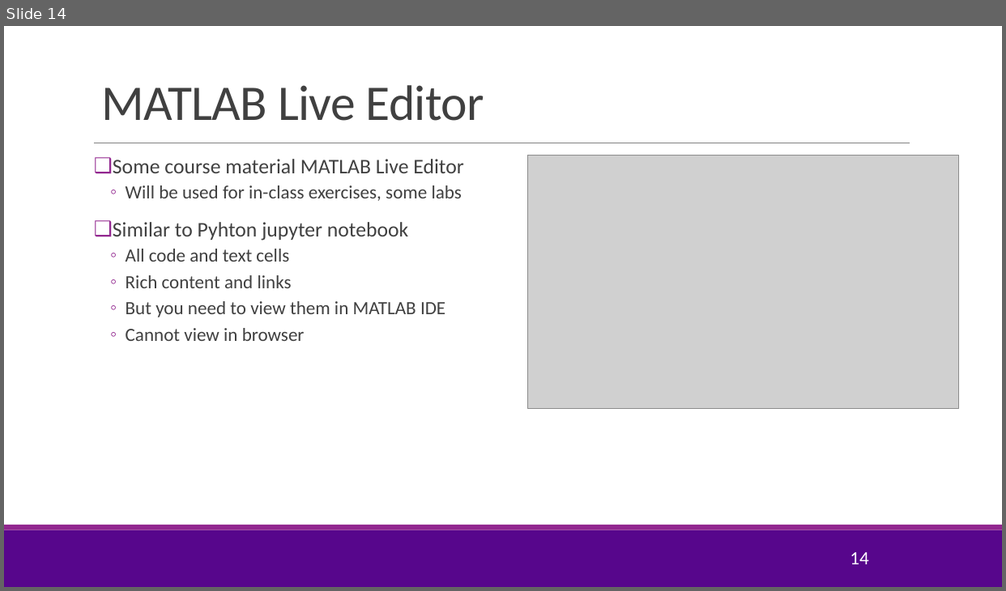
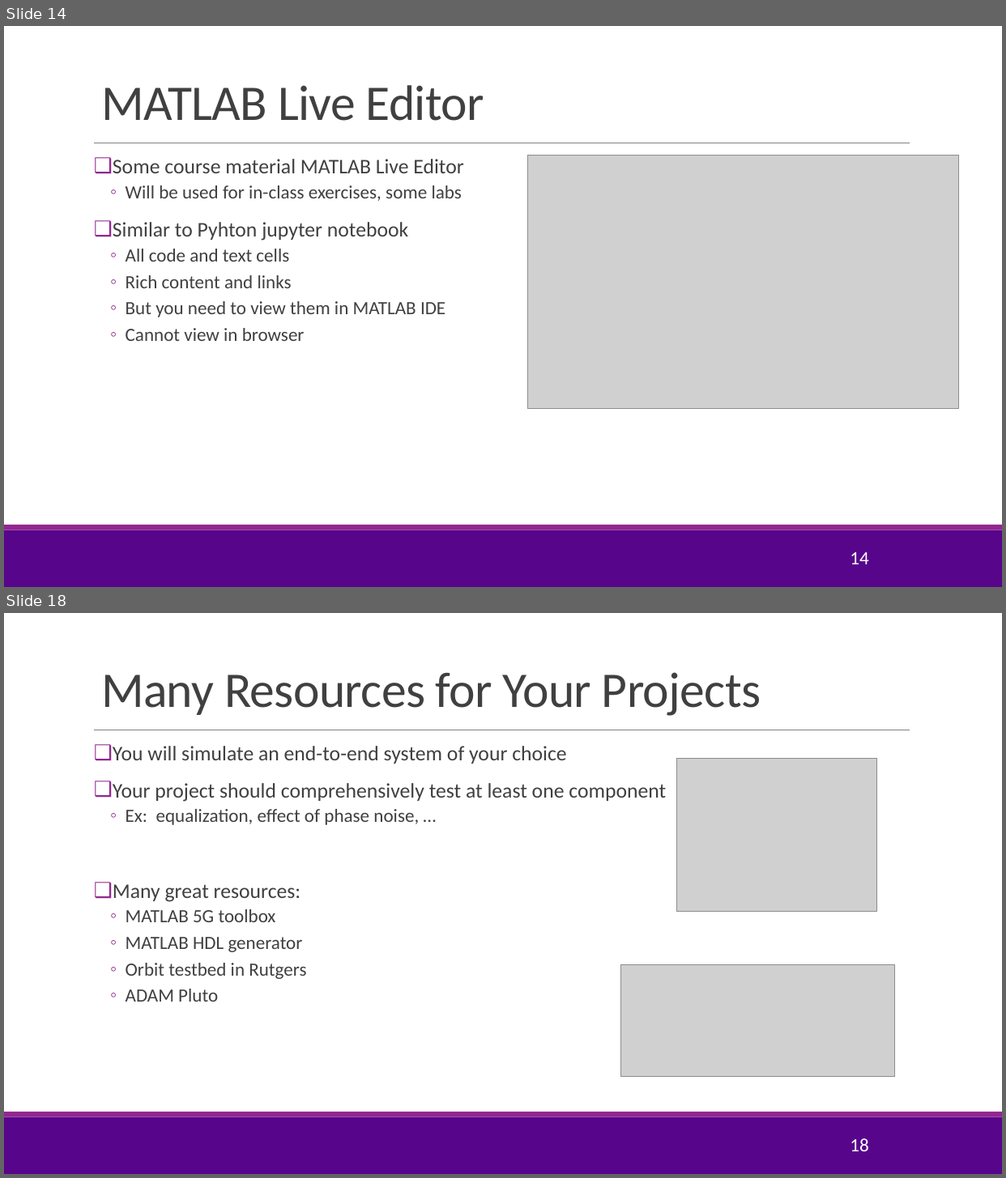
Before and after one commit to sdrangan/wirelesscomm, a slide deck: lectures/CourseAdmin.pptx. Shown one above the other, each under a label of ours: slide 14 before the commit, slides 14 and 18 after it; the slides between them are not shown. The pictures are 1006x591 and 1006x1178 pixels, drawn with LibreOffice and Linux fonts; fonts in the diff are those of the drawing; grey boxes stand for pictures; background and template pictures are left out. Boxes give left, top, right and bottom in pixels: in the first picture for what was removed or moved away, otherwise in the second. Text is boxed around its words. In the diff, an @@ line names an element or a change of style, - is before the commit and + after.

```diff
--- a/lectures/CourseAdmin.pptx
+++ b/lectures/CourseAdmin.pptx
@@ slide 18 added at [4,613,1002,1174], background #FFFFFF; not listed: 3 template elements that a slide beside it also shows @@
@@ title added at [101,672,761,716], 48 pt, text #404040 @@
+Many Resources for Your Projects
@@ text added at [113,746,666,1002], 20 pt, text #404040 @@
+❑ You will simulate an end-to-end system of your choice
+❑ Your project should comprehensively test at least one component
+  ◦ Ex: equalization, effect of phase noise, …
+❑ Many great resources:
+  ◦ MATLAB 5G toolbox
+  ◦ MATLAB HDL generator
+  ◦ Orbit testbed in Rutgers
+  ◦ ADAM Pluto
@@ picture added at [677,758,877,912] @@
@@ picture added at [621,965,895,1077] @@
@@ page number added at [850,1139,868,1152], 18 pt, text #FFFFFF @@
+18
```
Also in this commit, not shown: 2 slides changed, 2 other slides added, 1 other file.
